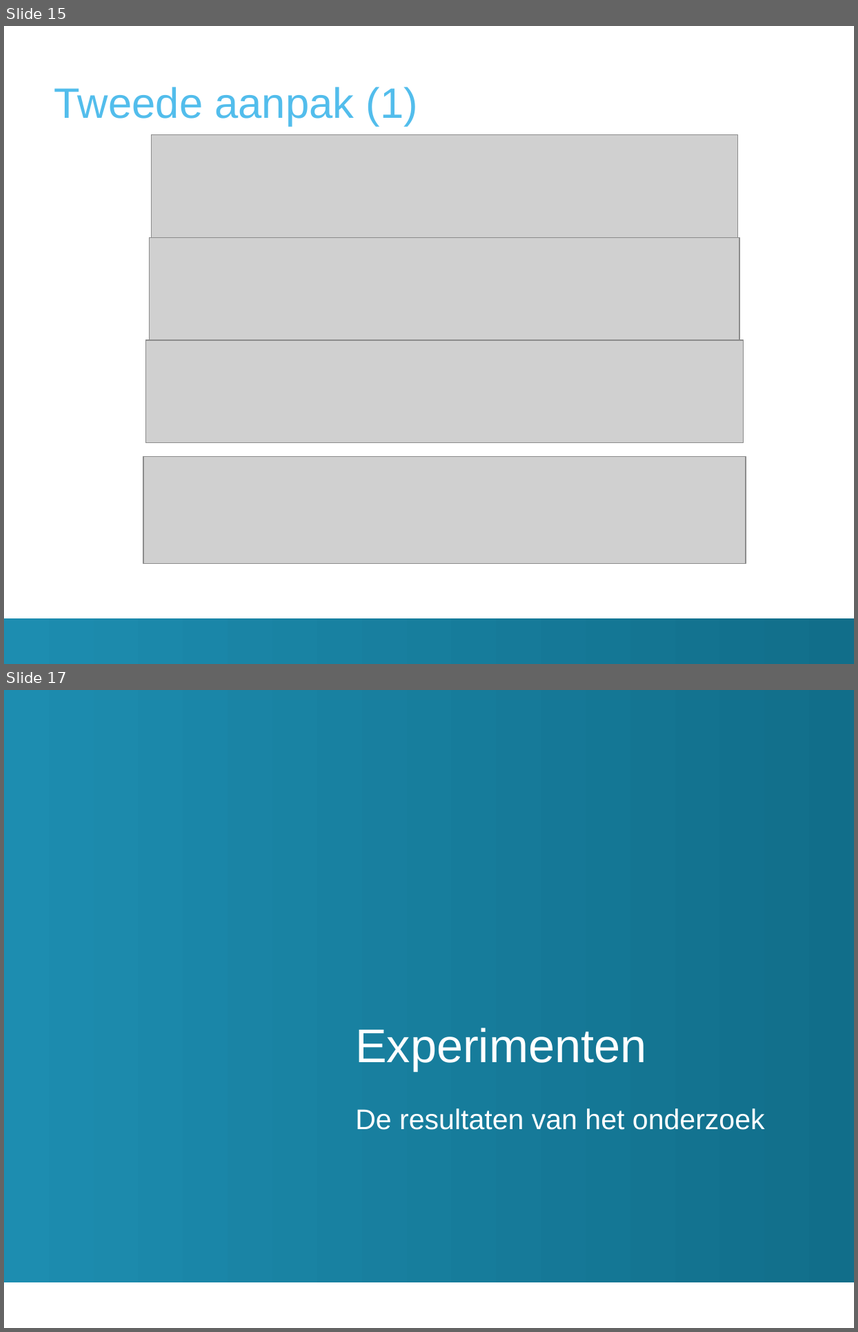
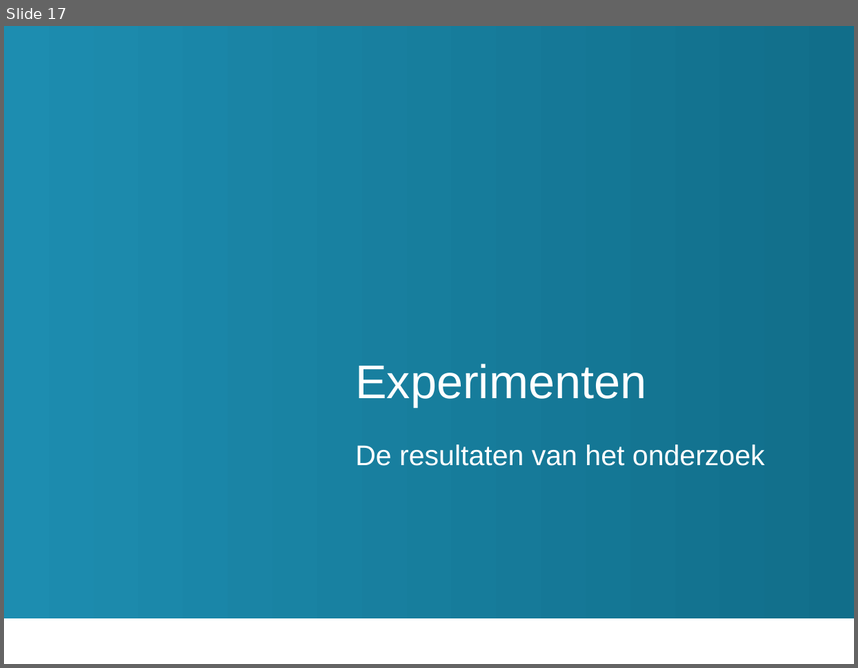
Before and after one commit to TomDeGroote/Bachelorproef, a slide deck: Paper/Finale Presentatie/presentatie.pptx. Shown one above the other, each under a label of ours: slides 15 and 17 before the commit, slide 17 after it; the slides between them are not shown. The pictures are 858x1332 and 858x668 pixels, drawn with LibreOffice and Linux fonts; fonts in the diff are those of the drawing; grey boxes stand for pictures; background and template pictures are left out. Boxes give left, top, right and bottom in pixels: in the first picture for what was removed or moved away, otherwise in the second. Text is boxed around its words. In the diff, an @@ line names an element or a change of style, - is before the commit and + after.

```diff
--- a/Paper/Finale Presentatie/presentatie.pptx
+++ b/Paper/Finale Presentatie/presentatie.pptx
@@ slide 15 removed at [4,26,854,664], background #FFFFFF @@
@@ title removed at [54,87,418,125] @@
-Tweede aanpak (1)
@@ group removed at [143,135,746,564]: 4 pictures @@
@@ rectangle removed at [4,619,854,664] @@
```
Also in this commit, not shown: 14 slides changed, 3 slides added, 2 other slides removed, 8 other files.
